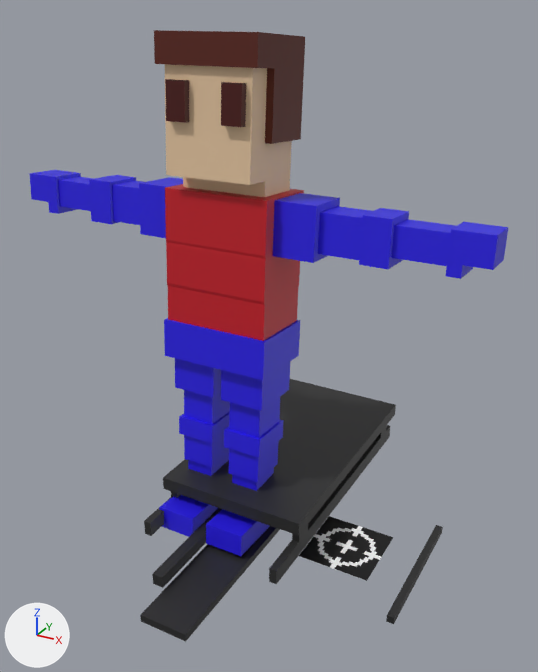
Renders of the Blender file Pre/3D/Scenes/Character_V2.blend from each side of a commit.
One viewpoint serves both versions: a 50 mm lens placed at (9.73, -15.69, 13.72), pointed at (0.81, 0.52, 5.62). Arrows for +X, +Y and +Z are at lower left; the lights stay in place.

Names of what the first picture shows: 'Body.004', 'Hair.004', 'Hip.004', 'LArm.030', 'LFoot.007', 'LFoot.008', 'LHand', 'LSholder.007', 'Rifle', 'Ski', 'SkiPole', 'Skin.002', 'SledLuge', 'SledLuge.001', 'SledLuge.002', 'Target'.
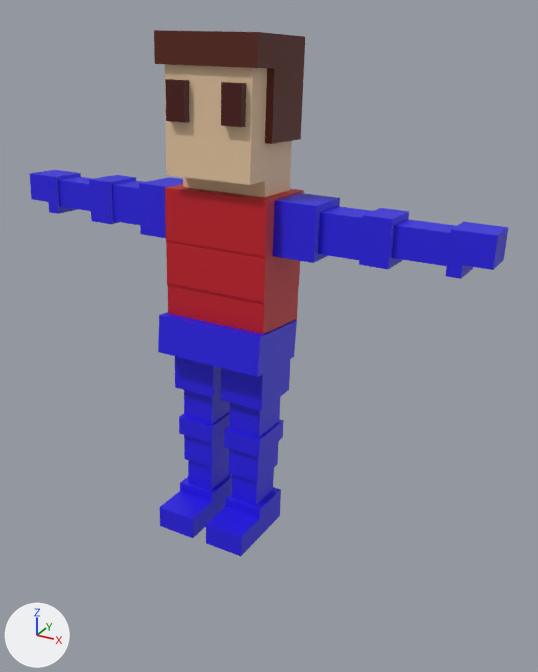
Pixel boxes [x1, y1, x2, y2] of what changed, in the pictures (538 x 672 px):
'SledLuge', deleted (black): before [163, 379, 396, 536]
'Hip.004', moved, turned: before [164, 318, 300, 380]; after [158, 312, 297, 377]
'Ski', deleted (black): before [140, 526, 280, 642]
'Target', deleted: before [299, 516, 393, 581]
'SledLuge.001', deleted (black): before [269, 425, 390, 584]
'Rifle', deleted (black): before [152, 508, 222, 588]
'SkiPole', deleted (black): before [386, 525, 443, 624]
'SledLuge.002', deleted: before [144, 491, 180, 536]

The edits, one by one:
Object 'Hip.004' (ob_hip_004) moves from (0.0, -0.08, 5.12) to (0.0, -0.35, 5.26).
Object 'Hip.004' (ob_hip_004) turns from (-3.9, 0, 0) to (-7.7, 0, 0) degrees about x, y and z.
Object 'SkiPole' (ob_skipole) is deleted.
Object 'Ski' (ob_ski) is deleted.
Object 'Rifle' (ob_rifle) is deleted.
Object 'Target' (ob_target) is deleted.
Object 'SledLuge' (ob_sledluge) is deleted.
Object 'SledLuge.001' (ob_sledluge_001) is deleted.
Object 'SledLuge.002' (ob_sledluge_002) is deleted.
